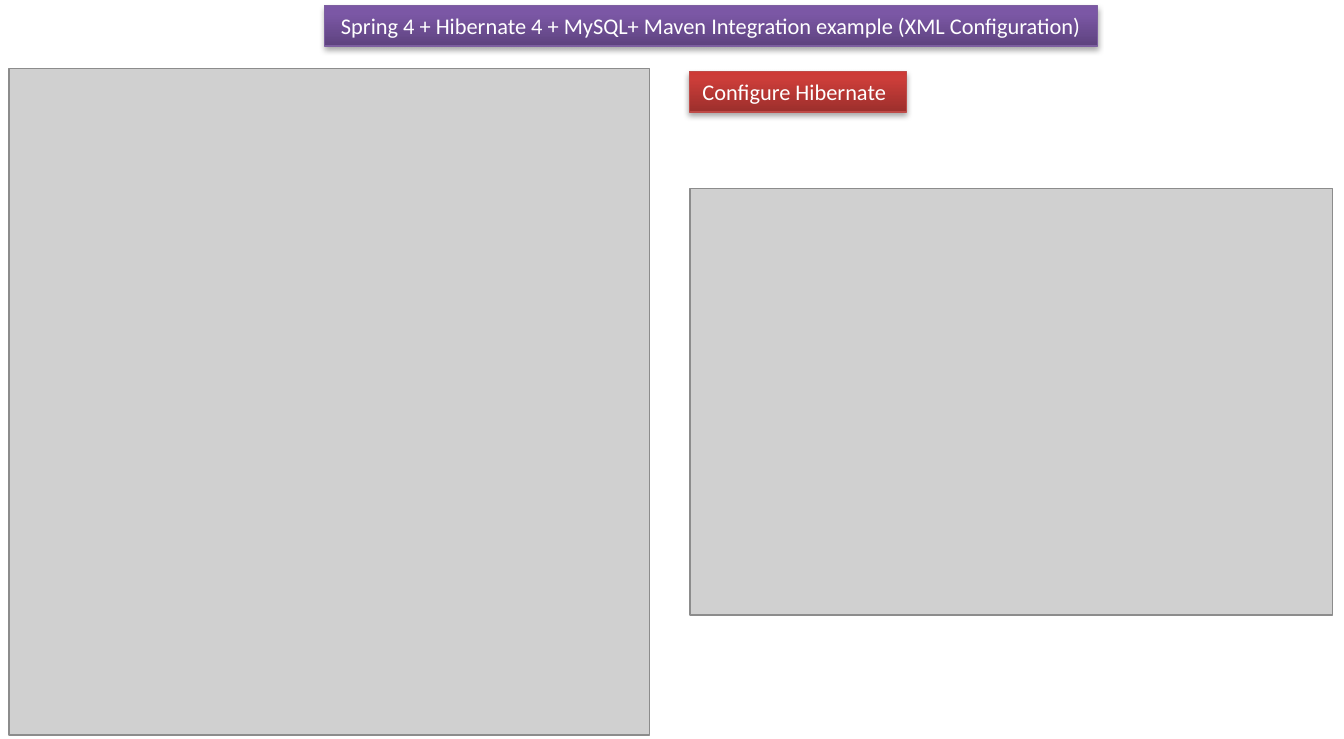
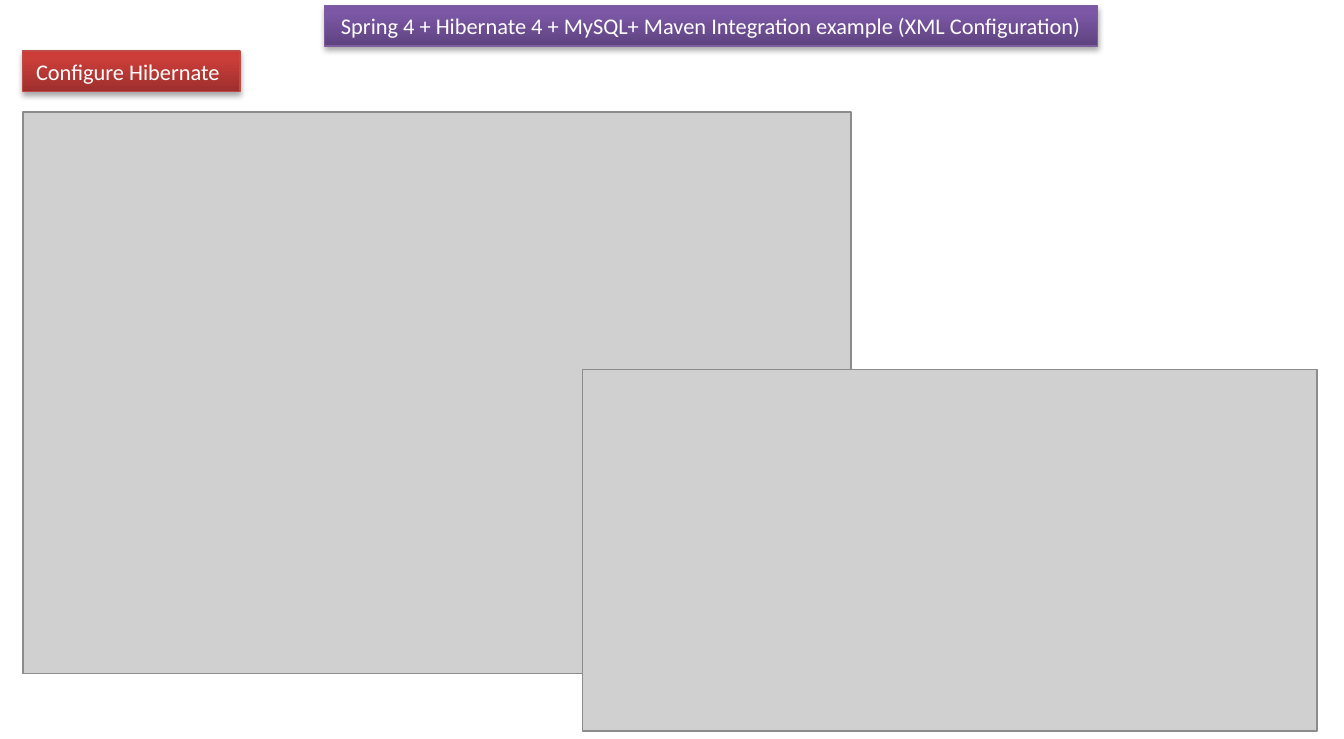
Before and after one commit to ramram43210/javaee, a slide deck: slide 4 of Later/Spring/15_Spring_hibernate/6/Spring 4 + Hibernate 4 + MySQL+ Maven Integration example_XML.pptx. Drawn at 1344x739 pixels with LibreOffice and Linux fonts; fonts in the diff are those of the drawing; grey boxes stand for pictures. Boxes give left, top, right and bottom in pixels: in the first picture for what was removed or moved away, otherwise in the second. Text is boxed around its words. In the diff, an @@ line names an element or a change of style, - is before the commit and + after.

```diff
--- a/Later/Spring/15_Spring_hibernate/6/Spring 4 + Hibernate 4 + MySQL+ Maven Integration example_XML.pptx
+++ b/Later/Spring/15_Spring_hibernate/6/Spring 4 + Hibernate 4 + MySQL+ Maven Integration example_XML.pptx
@@ rectangle "Configure Hibernate" moved from (x1=689, y1=71, x2=907, y2=112) to (x1=23, y1=51, x2=241, y2=91) @@
@@ picture resized from (x1=9, y1=69, x2=650, y2=735) to (x1=23, y1=112, x2=851, y2=673) @@
@@ picture removed at (x1=691, y1=188, x2=1333, y2=616) @@
@@ picture added at (x1=582, y1=370, x2=1317, y2=731) @@
```
Also in this commit, not shown: 1 other slide changed, 1 slide removed.
